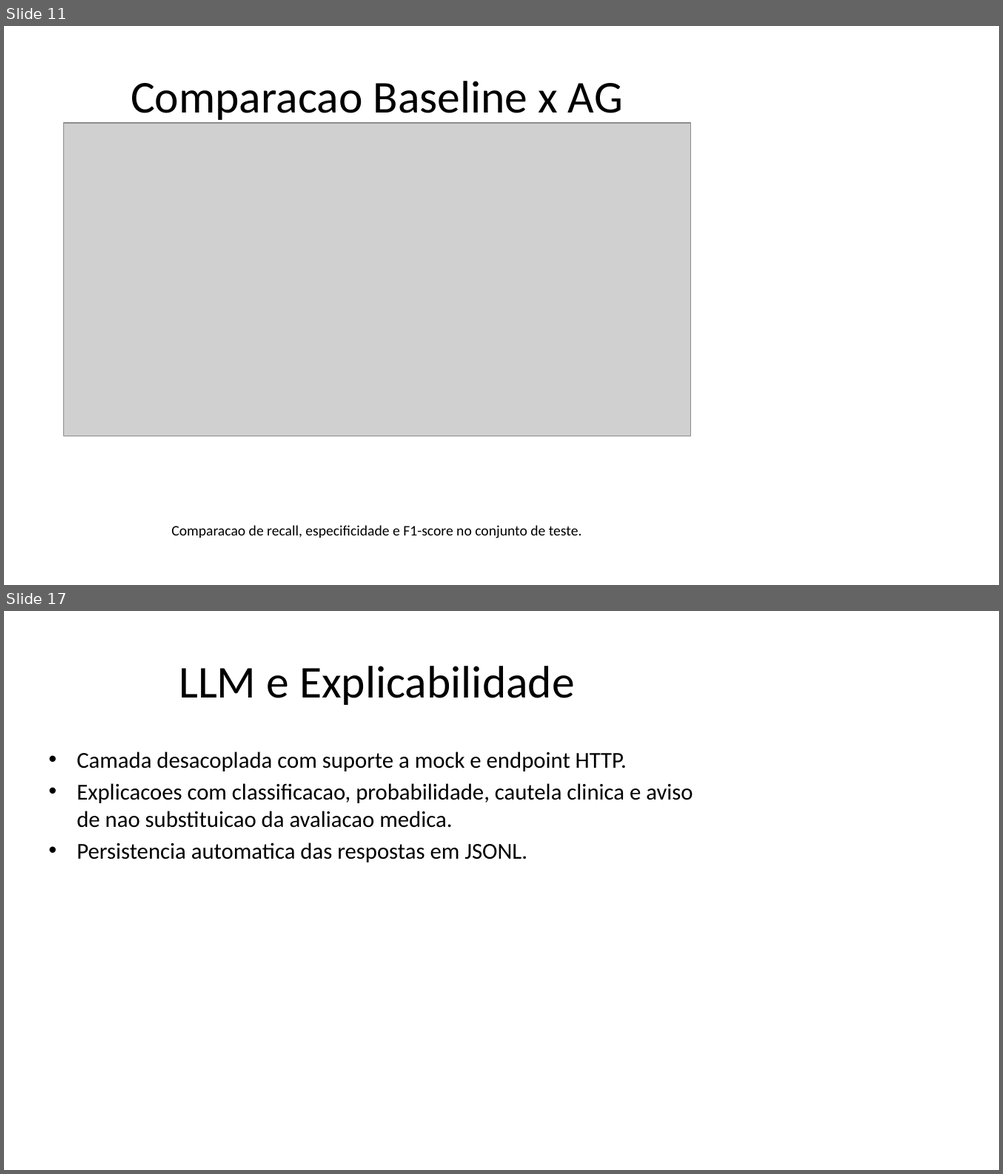
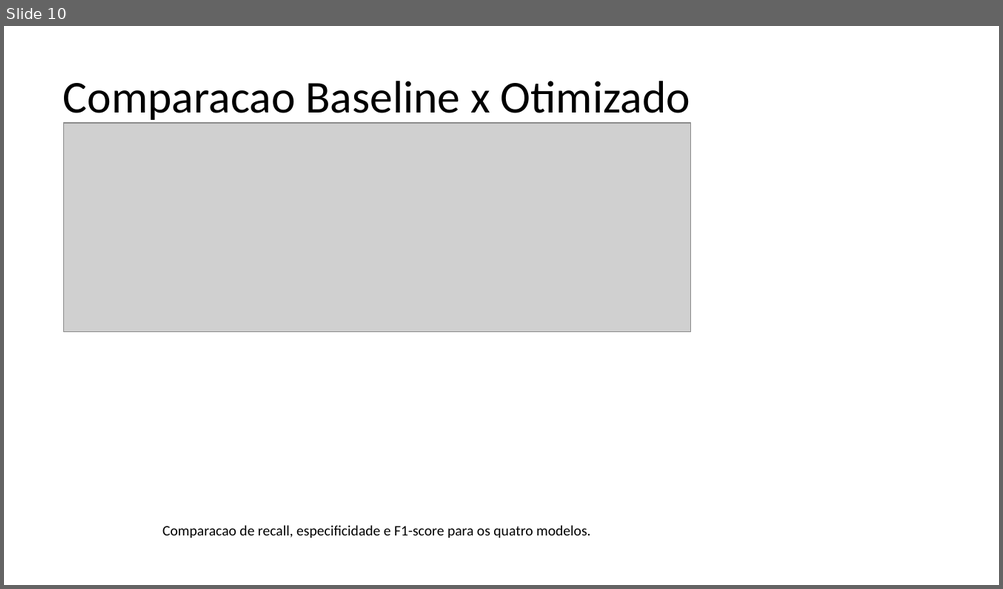
Before and after one commit to DanielNeto1092/tech-challenge-fase2, a slide deck: docs/Apresentacao_Algoritmo_Genetico_Cancer_de_Mama.pptx. Shown one above the other, each under a label of ours: slides 11 and 17 before the commit, slide 10 after it; the slides between them are not shown. The pictures are 1003x1174 and 1003x589 pixels, drawn with LibreOffice and Linux fonts; fonts in the diff are those of the drawing; grey boxes stand for pictures. Boxes give left, top, right and bottom in pixels: in the first picture for what was removed or moved away, otherwise in the second. Text is boxed around its words. In the diff, an @@ line names an element or a change of style, - is before the commit and + after.

```diff
--- a/docs/Apresentacao_Algoritmo_Genetico_Cancer_de_Mama.pptx
+++ b/docs/Apresentacao_Algoritmo_Genetico_Cancer_de_Mama.pptx
@@ slide 17 removed at box(4, 611, 999, 1170), background #FFFFFF @@
@@ title removed at box(179, 666, 575, 705) @@
-LLM e Explicabilidade
@@ text removed at box(77, 752, 692, 863) @@
-• Camada desacoplada com suporte a mock e endpoint HTTP.
-• Explicacoes com classificacao, probabilidade, cautela clinica e aviso de nao substituicao da avaliacao medica.
-• Persistencia automatica das respostas em JSONL.
@@ what was slide 11 is now slide 10 @@
@@ slide 10 changed as well @@
@@ title at box(63, 81, 690, 124): text changed @@
-Comparacao Baseline x AG
+Comparacao Baseline x Otimizado
@@ picture: place and size @@
-picture at box(64, 123, 691, 437)
+picture at box(64, 123, 691, 332)
@@ text at box(162, 526, 591, 538): text changed @@
-Comparacao de recall, especificidade e F1-score no conjunto de teste.
+Comparacao de recall, especificidade e F1-score para os quatro modelos.
```
Also in this commit, not shown: 5 other slides changed, 10 slides added, 14 other slides removed, 28 other files.
